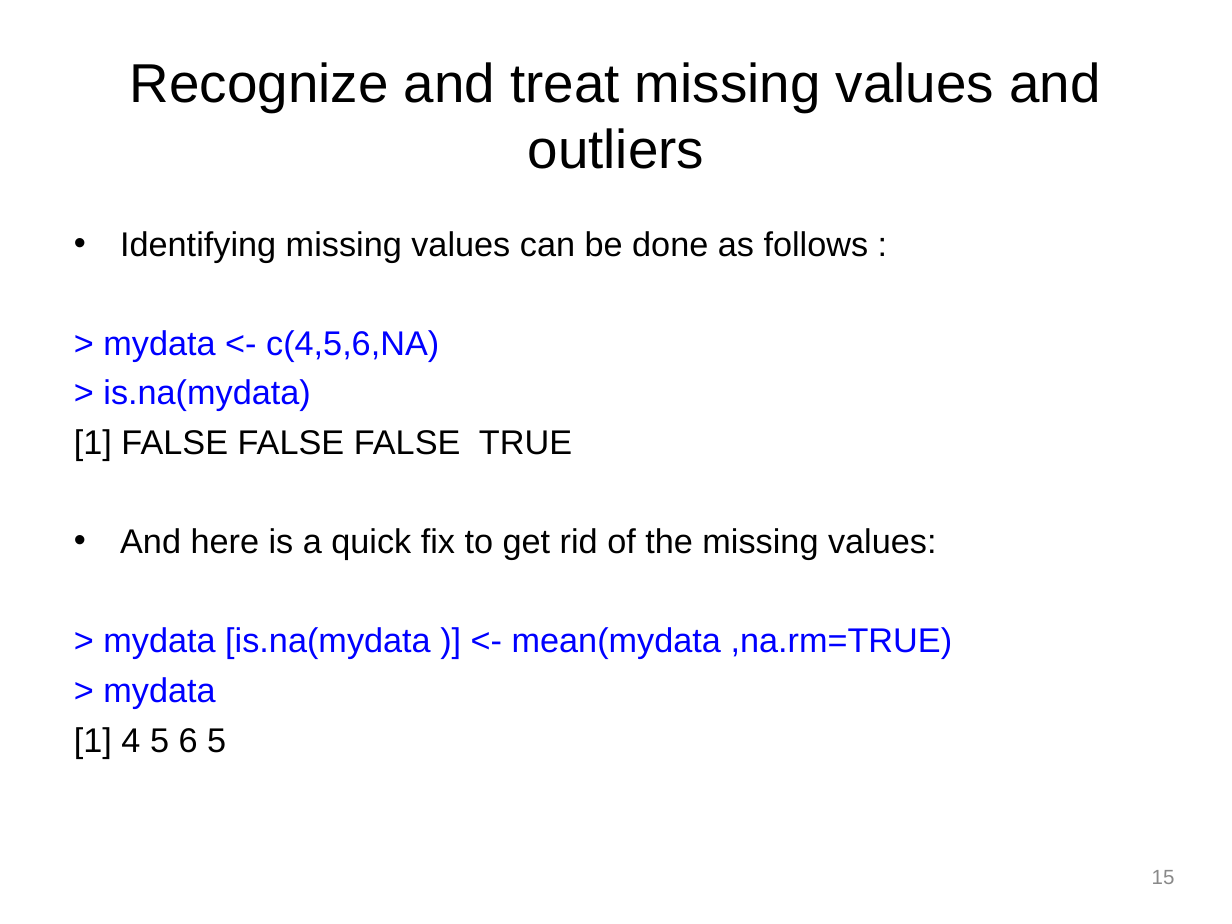
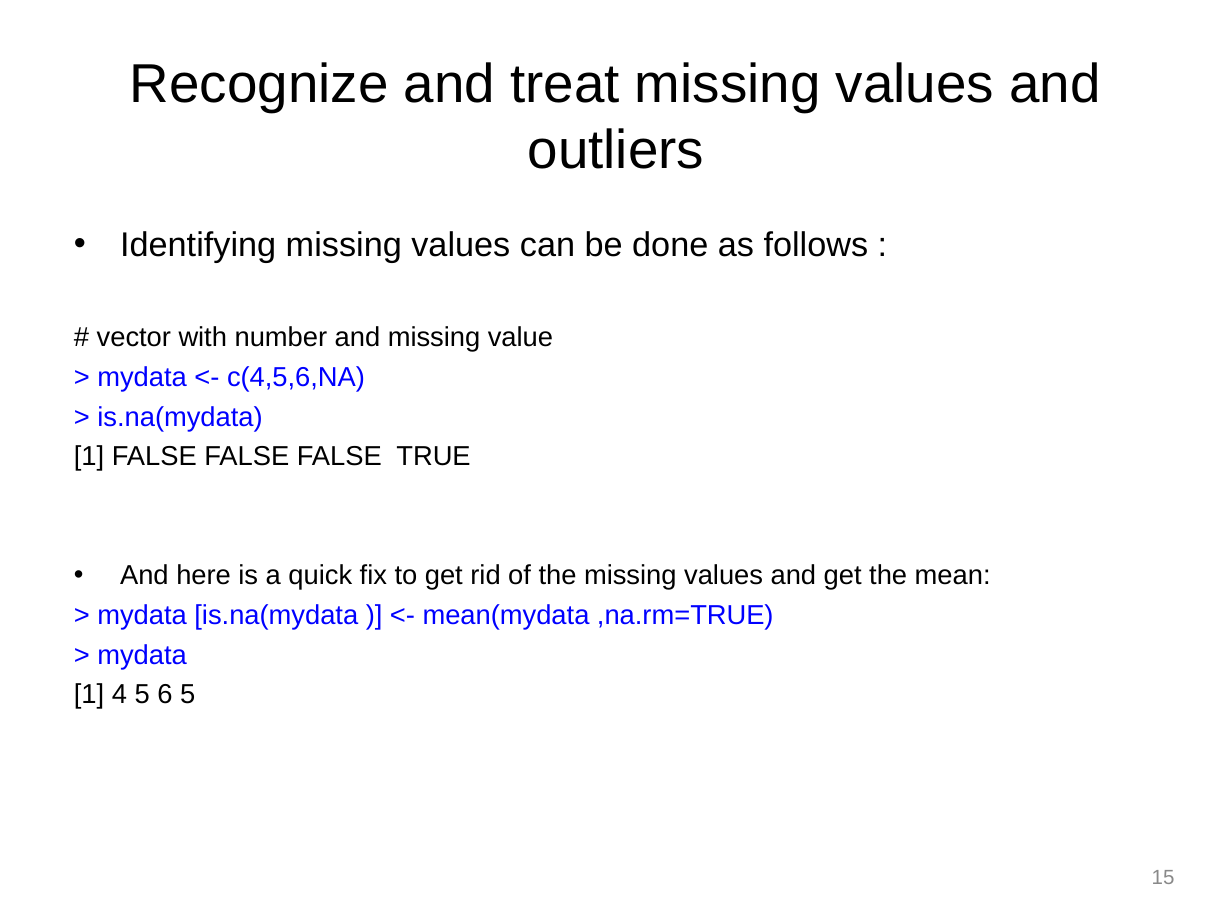
Before and after one commit to perrajuv/Data_Analysis_in_R, a slide deck: slide 15 of R_Tutorial/presentation/R_Tutorial.ppt. Drawn at 1232x924 pixels with LibreOffice and Linux fonts; fonts in the diff are those of the drawing; background and template pictures are left out. Boxes give left, top, right and bottom in pixels: in the first picture for what was removed or moved away, otherwise in the second. Text is boxed around its words. In the diff, an @@ line names an element or a change of style, - is before the commit and + after.

```diff
--- a/R_Tutorial/presentation/R_Tutorial.ppt
+++ b/R_Tutorial/presentation/R_Tutorial.ppt
@@ text at bbox=[97, 326, 553, 352]: paragraph added @@
+# vector with number and missing value
@@ text at bbox=[74, 366, 774, 709]: size 20 to 16 pt in "> mydata <- c(4,5,6,NA)", "> is.na(mydata)", "[1] FALSE FALSE FALSE TRUE", "> mydata [is.na(mydata )] <- mean(mydata ,na.rm=TRUE)" and 2 more places; less space between paragraphs @@
@@ text at bbox=[120, 564, 991, 590]: text changed; size 20 to 16 pt @@
-• And here is a quick fix to get rid of the missing values:
+• And here is a quick fix to get rid of the missing values and get the mean:
```
Also in this commit, not shown: 8 other slides changed, 20 other files.
